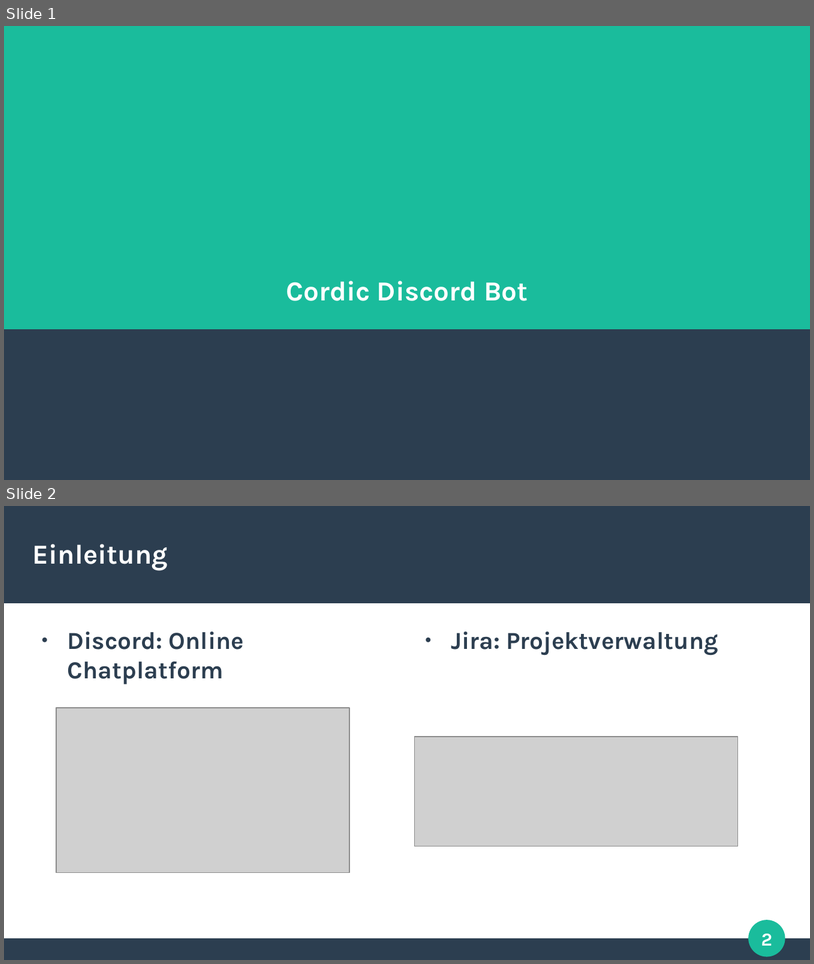
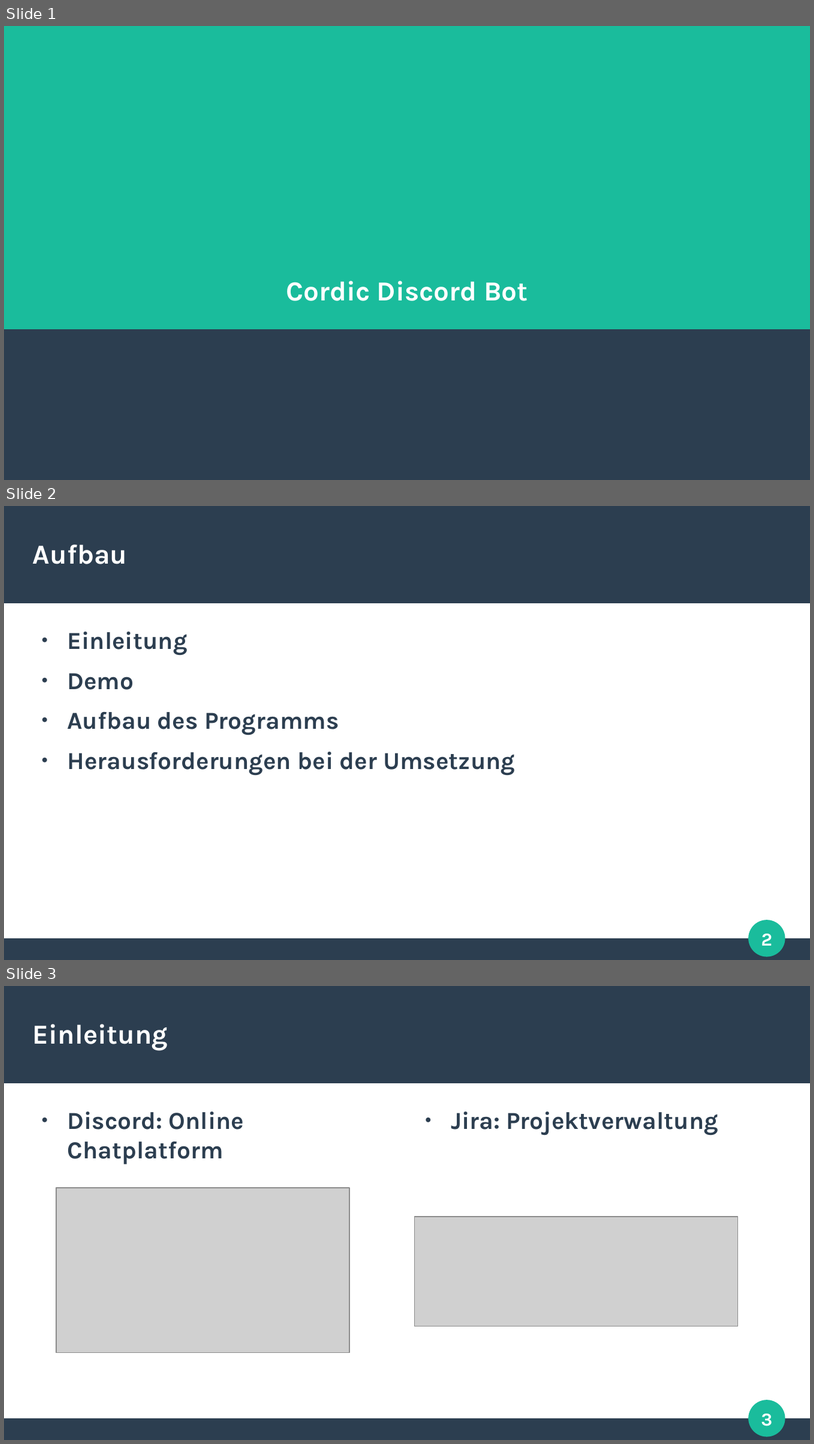
Before and after one commit to ARez2/Cordic, a slide deck: docs/Verteidigung.odp. Shown one above the other, each under a label of ours: slides 1 and 2 before the commit, slides 1, 2 and 3 after it. The pictures are 814x964 and 814x1444 pixels, drawn with LibreOffice and Linux fonts; fonts in the diff are those of the drawing; grey boxes stand for pictures. Boxes give left, top, right and bottom in pixels: in the first picture for what was removed or moved away, otherwise in the second. Text is boxed around its words. In the diff, an @@ line names an element or a change of style, - is before the commit and + after.

```diff
--- a/docs/Verteidigung.odp
+++ b/docs/Verteidigung.odp
@@ slide 2 added at [4,506,810,960], background #FFFFFF; not listed: 4 template elements that a slide beside it also shows @@
@@ title added at [33,544,128,564], 27 pt, text #FFFFFF, bold @@
+Aufbau
@@ text added at [68,631,515,775], 24 pt, text #2C3E50, bold @@
+● Einleitung
+● Demo
+● Aufbau des Programms
+● Herausforderungen bei der Umsetzung
@@ what was slide 2 is now slide 3 @@
@@ page number at [761,1413,773,1426]: text changed @@
-2
+3
```
Also in this commit, not shown: 1 slide changed.
